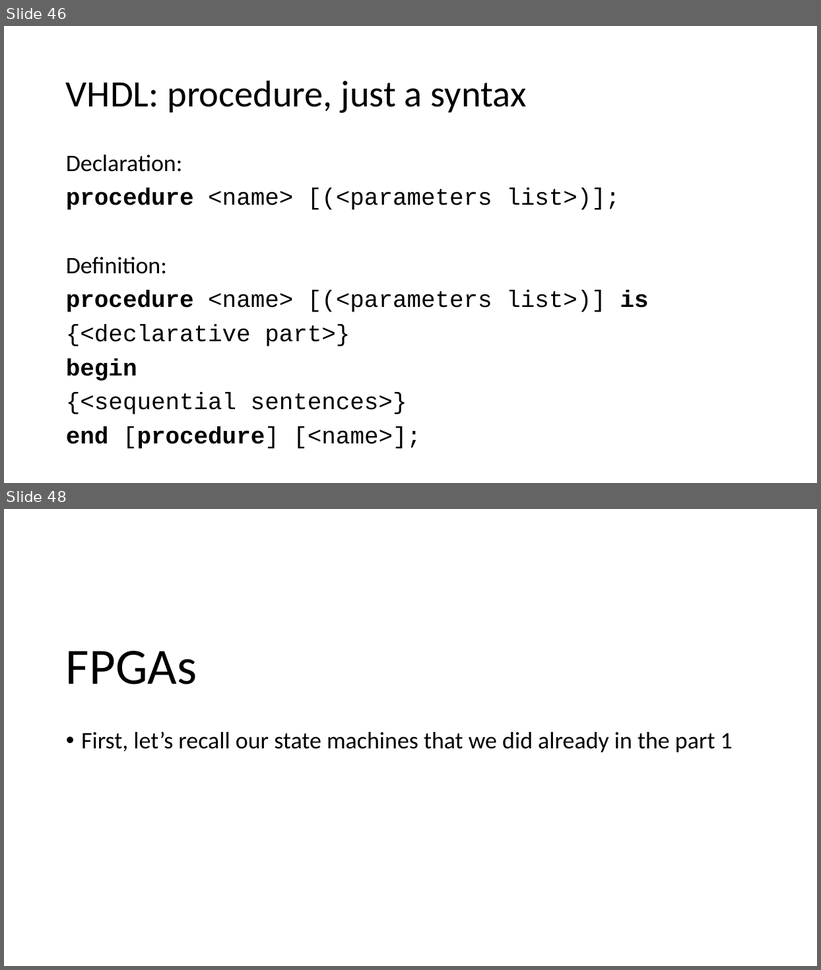
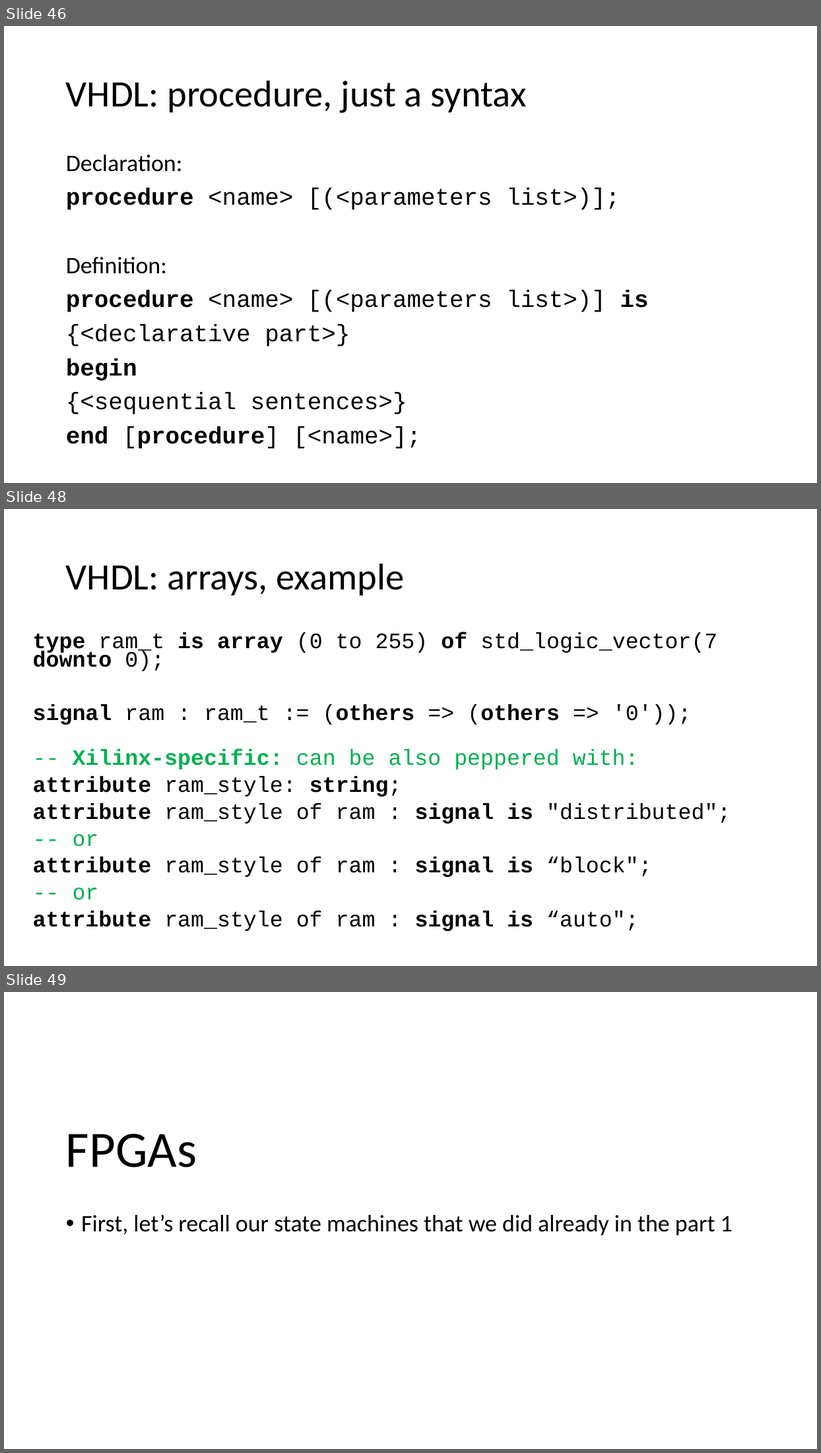
Before and after one commit to quarck/vhdl_intro, a slide deck: part2.pptx. Shown one above the other, each under a label of ours: slides 46 and 48 before the commit, slides 46, 48 and 49 after it; the slides between them are not shown. The pictures are 821x970 and 821x1453 pixels, drawn with LibreOffice and Linux fonts; fonts in the diff are those of the drawing. Boxes give left, top, right and bottom in pixels: in the first picture for what was removed or moved away, otherwise in the second. Text is boxed around its words. In the diff, an @@ line names an element or a change of style, - is before the commit and + after.

Commit message:
Updated p2

```diff
--- a/part2.pptx
+++ b/part2.pptx
@@ slide 48 added at <box>4,509,817,966</box>, background #FFFFFF @@
@@ title added at <box>66,563,404,595</box>, 44 pt, text #000000 @@
+VHDL: arrays, example
@@ text added at <box>33,632,731,931</box>, 25.9 pt, text #000000 @@
+type ram_t is array (0 to 255) of std_logic_vector(7 downto 0);
+signal ram : ram_t := (others => (others => '0'));
+-- Xilinx-specific: can be also peppered with:
+attribute ram_style: string;
+attribute ram_style of ram : signal is "distributed";
+-- or
+attribute ram_style of ram : signal is “block";
+-- or
+attribute ram_style of ram : signal is “auto";
@@ what was slide 48 is now slide 49 @@
```
Also in this commit, not shown: 1 other slide added, 1 slide removed.
